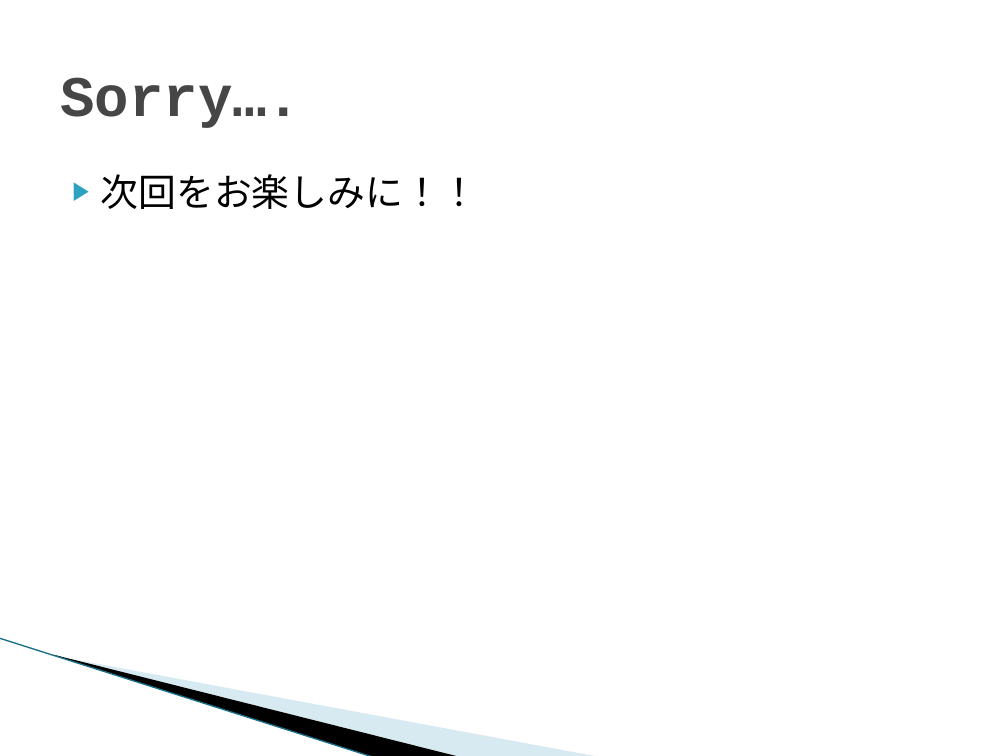
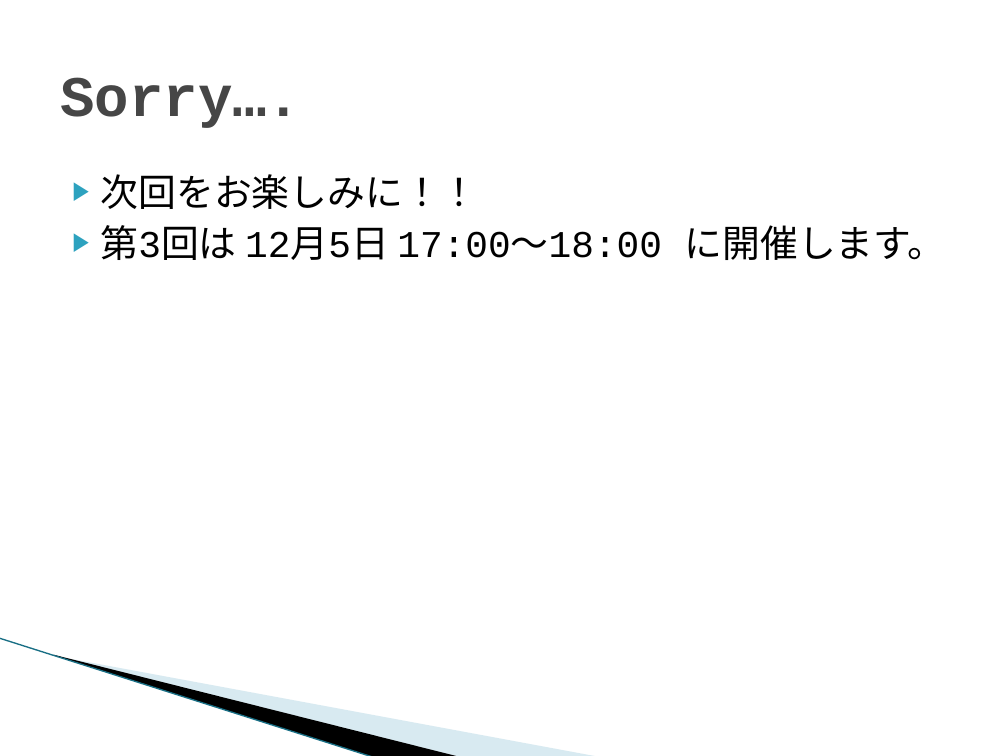
Before and after one commit to Hiroka0619/LYaHfGGreadingMIS, a slide deck: slide 20 of 201311/LYaHfGG2.pptx. Drawn at 1008x756 pixels with LibreOffice and Linux fonts; fonts in the diff are those of the drawing; background and template pictures are left out. Boxes give left, top, right and bottom in pixels: in the first picture for what was removed or moved away, otherwise in the second. Text is boxed around its words. In the diff, an @@ line names an element or a change of style, - is before the commit and + after.

```diff
--- a/201311/LYaHfGG2.pptx
+++ b/201311/LYaHfGG2.pptx
@@ text at [101, 225, 946, 260]: paragraph added @@
+▶ 第3回は 12月5日 17:00～18:00 に開催します。
```
Also in this commit, not shown: 3 other slides changed, 3 slides added, 1 other file.
